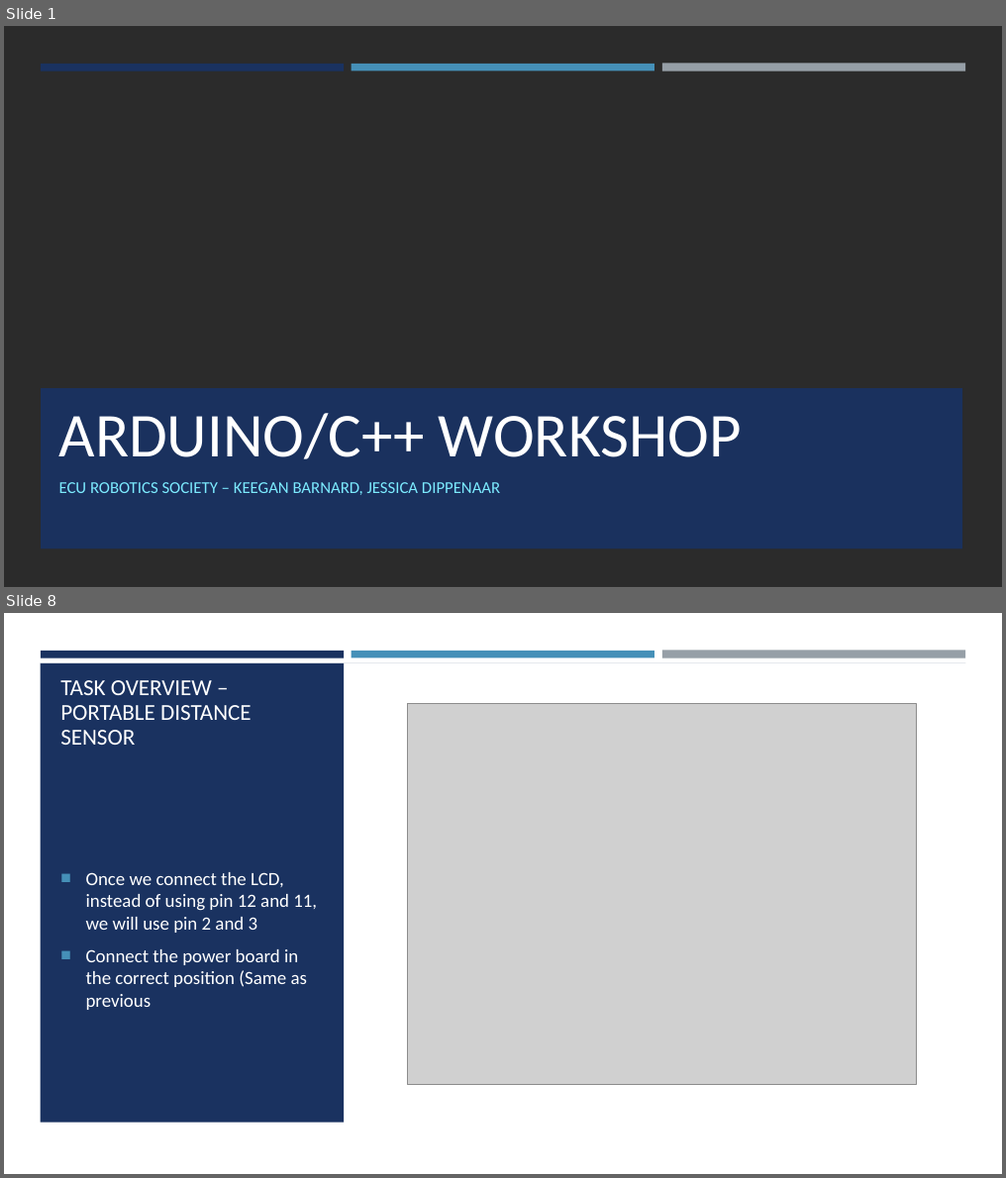
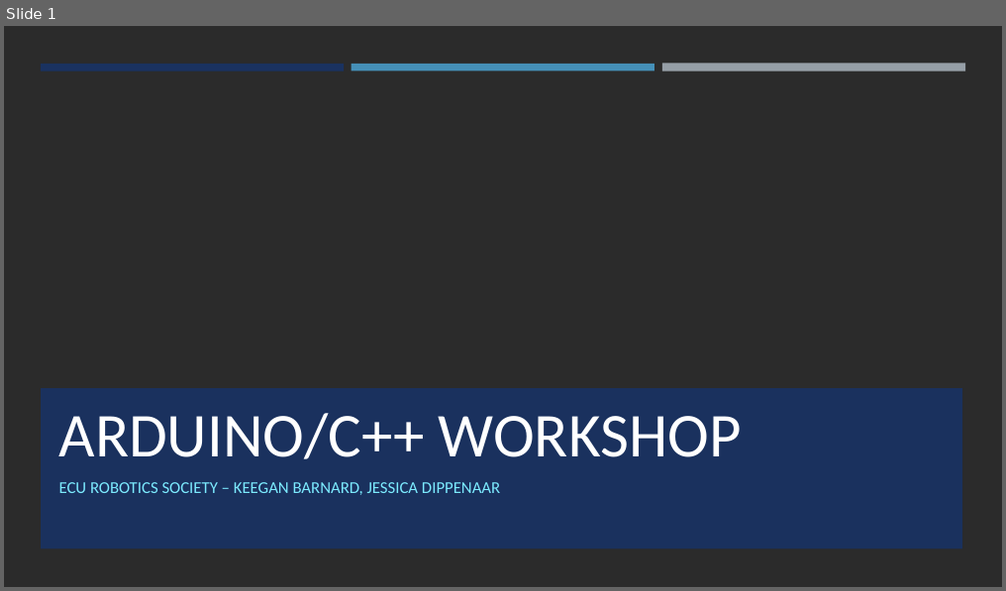
Before and after one commit to ECURobotics/Arduino_Workshop, a slide deck: Thursday/Arduino Workshop (Thursday).pptx. Shown one above the other, each under a label of ours: slides 1 and 8 before the commit, slide 1 after it; the slides between them are not shown. The pictures are 1006x1178 and 1006x591 pixels, drawn with LibreOffice and Linux fonts; fonts in the diff are those of the drawing; grey boxes stand for pictures; background and template pictures are left out; a plain dark background stands for a picture behind light text. Boxes give left, top, right and bottom in pixels: in the first picture for what was removed or moved away, otherwise in the second. Text is boxed around its words. In the diff, an @@ line names an element or a change of style, - is before the commit and + after.

```diff
--- a/Thursday/Arduino Workshop (Thursday).pptx
+++ b/Thursday/Arduino Workshop (Thursday).pptx
@@ slide 8 removed at (4,613,1002,1174), background #FFFFFF @@
@@ rectangle removed at (4,663,1002,1174) @@
@@ rectangle removed at (40,663,966,761) @@
@@ rectangle removed at (40,663,344,1123) @@
@@ rectangle removed at (41,651,344,658) @@
@@ rectangle removed at (351,651,654,658) @@
@@ rectangle removed at (662,651,965,659) @@
@@ title removed at (60,680,252,745) @@
-TASK OVERVIEW – PORTABLE DISTANCE SENSOR
@@ picture removed at (408,704,916,1085) @@
@@ text removed at (86,872,317,1010) @@
-■ Once we connect the LCD, instead of using pin 12 and 11, we will use pin 2 and 3
-■ Connect the power board in the correct position (Same as previous
```
Also in this commit, not shown: 2 slides changed, 2 slides added, 4 other slides removed, 13 other files.
